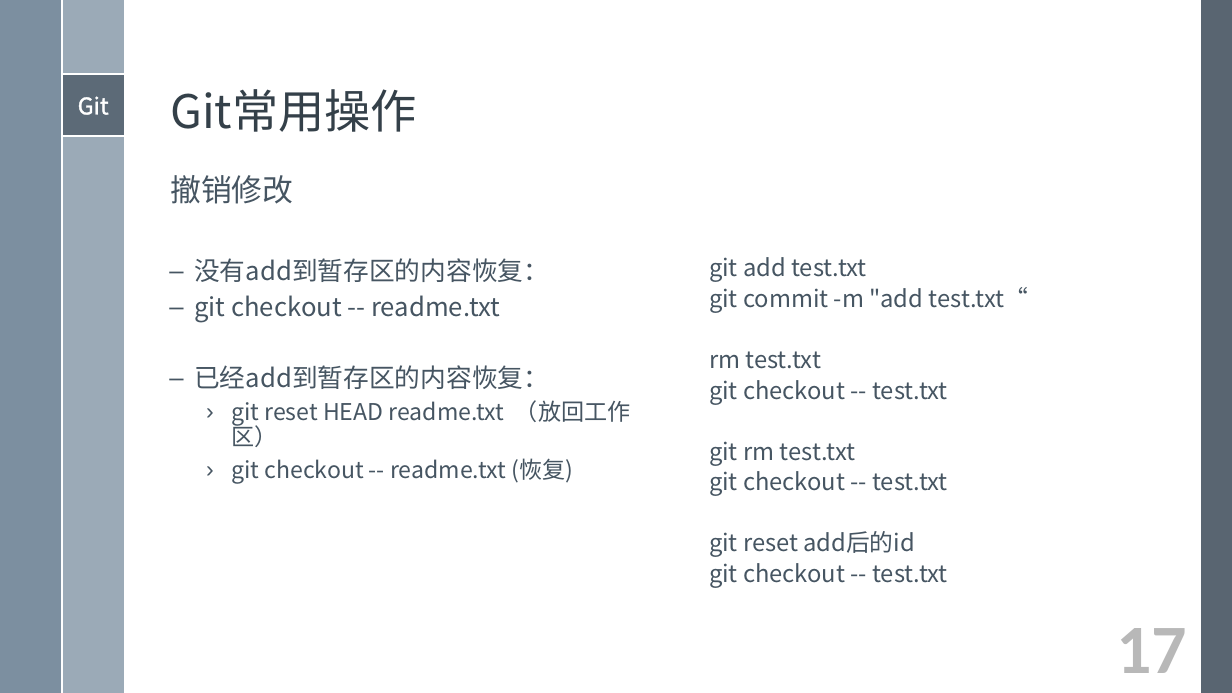
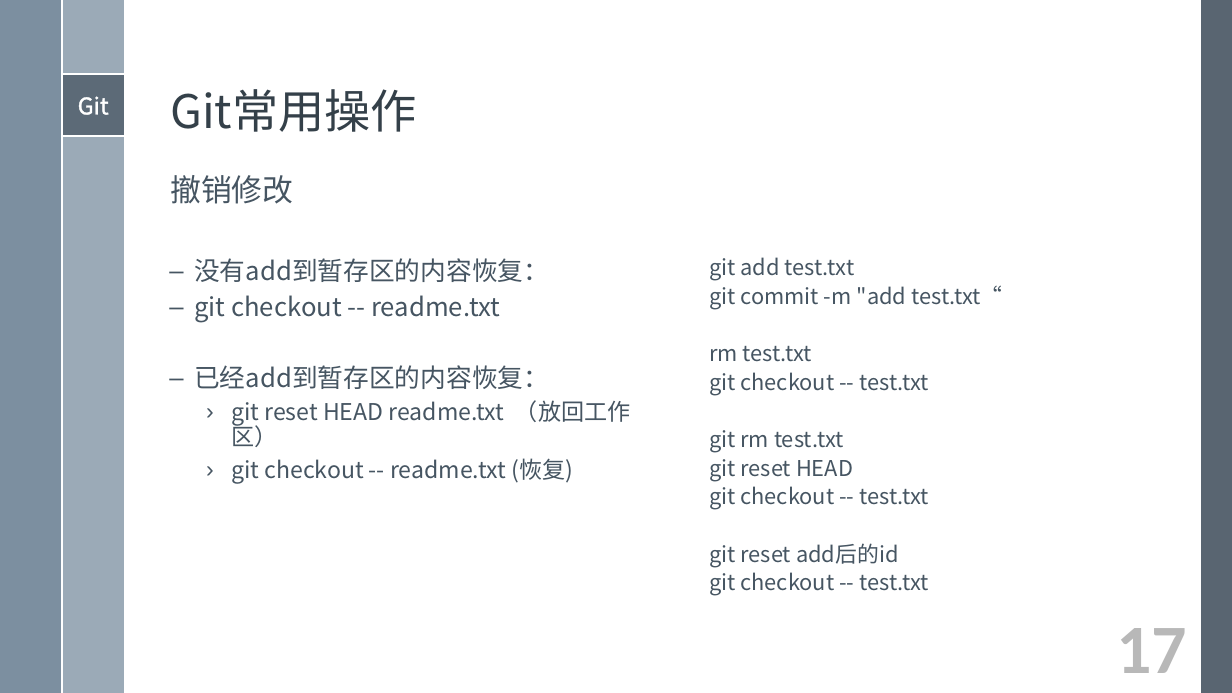
Before and after one commit to xami/joke, a slide deck: slide 17 of docs/Git入门学习/Git入门学习.pptx. Drawn at 1232x693 pixels with LibreOffice and Linux fonts; fonts in the diff are those of the drawing. Boxes give left, top, right and bottom in pixels: in the first picture for what was removed or moved away, otherwise in the second. Text is boxed around its words. In the diff, an @@ line names an element or a change of style, - is before the commit and + after.

```diff
--- a/docs/Git入门学习/Git入门学习.pptx
+++ b/docs/Git入门学习/Git入门学习.pptx
@@ text at box(709, 257, 1002, 596): size 18.5 to 17 pt @@
@@ text at box(709, 459, 853, 482): paragraph added @@
+  git reset HEAD
```
Also in this commit, not shown: 3 other slides changed, 1 other file.
